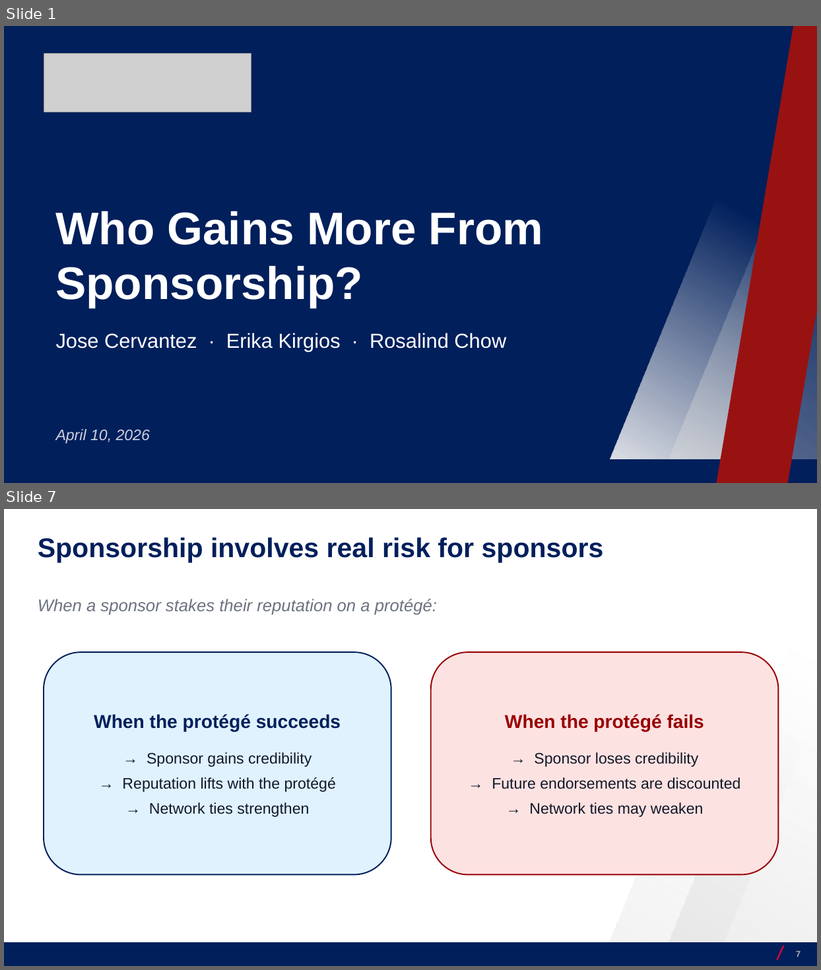
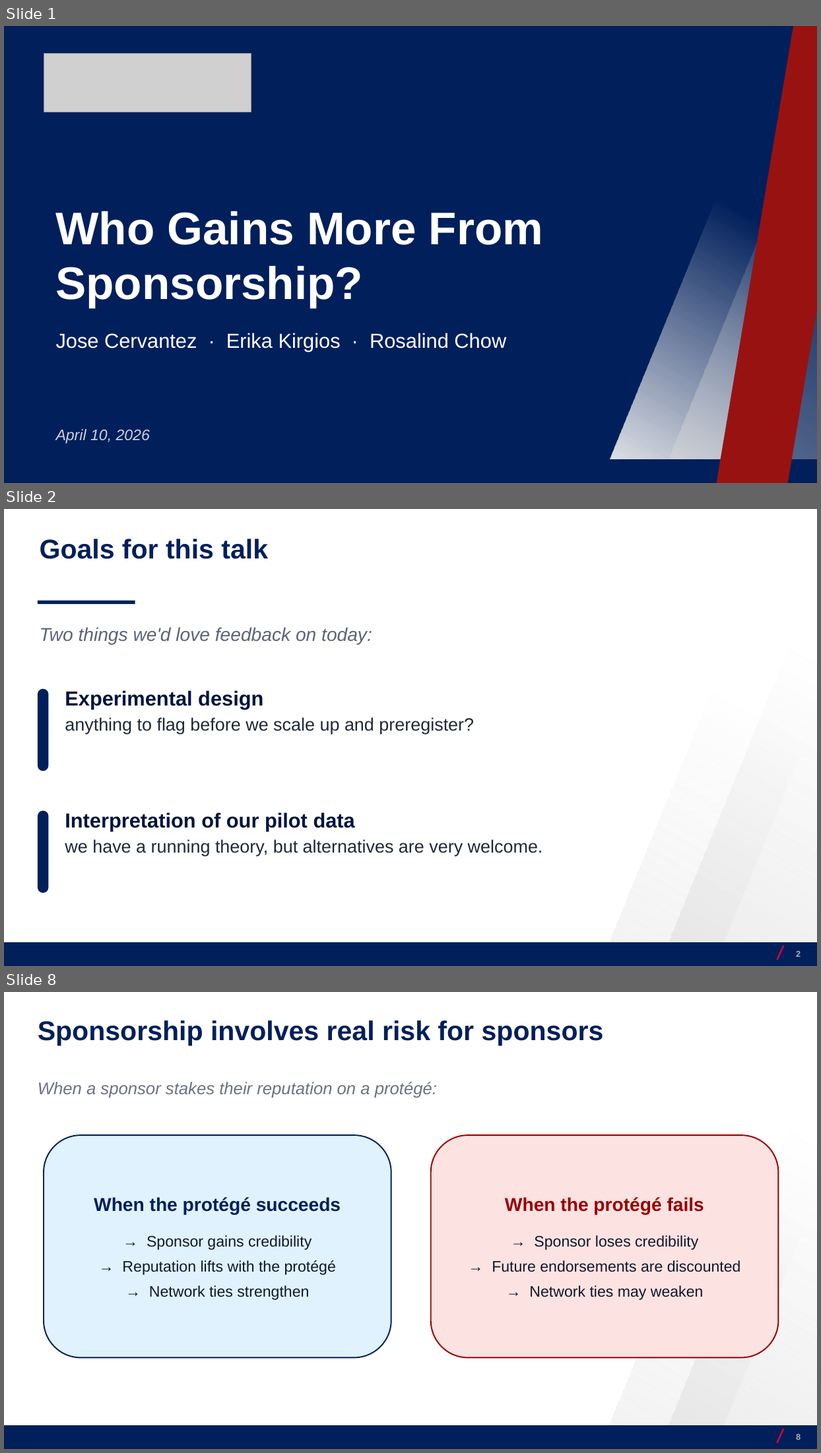
Before and after one commit to josecerv/sponsorship-network, a slide deck: docs/UChicago-0410.pptx. Shown one above the other, each under a label of ours: slides 1 and 7 before the commit, slides 1, 2 and 8 after it; the slides between them are not shown. The pictures are 821x970 and 821x1453 pixels, drawn with LibreOffice and Linux fonts; fonts in the diff are those of the drawing; grey boxes stand for pictures; background and template pictures are left out. Boxes give left, top, right and bottom in pixels: in the first picture for what was removed or moved away, otherwise in the second. Text is boxed around its words. In the diff, an @@ line names an element or a change of style, - is before the commit and + after.

```diff
--- a/docs/UChicago-0410.pptx
+++ b/docs/UChicago-0410.pptx
@@ slide 2 added at [4,509,817,966], background #FFFFFF; not listed: 4 template elements that a slide beside it also shows @@
@@ text added at [40,539,268,559], 32 pt, text #011F5B, bold @@
+Goals for this talk
@@ rectangle added at [38,601,135,604], fill #011F5B @@
@@ text added at [40,627,372,645], 22 pt, text #5B657A, italic @@
+Two things we'd love feedback on today:
@@ rounded rectangle added at [38,689,48,771], fill #011F5B @@
@@ text added at [65,691,474,735], 21 pt, text #1F2937 @@
+Experimental design
+anything to flag before we scale up and preregister?
@@ rounded rectangle added at [38,811,48,893], fill #011F5B @@
@@ text added at [65,813,543,856], 21 pt, text #1F2937 @@
+Interpretation of our pilot data
+we have a running theory, but alternatives are very welcome.
@@ page number added at [796,951,801,957], 10 pt, text #AFAFAF, bold @@
+2
@@ what was slide 7 is now slide 8 @@
@@ page number at [796,1433,801,1441]: text changed @@
-7
+8
```
Also in this commit, not shown: 15 slides changed, 1 other slide added, 2 slides removed, 18 other files.
